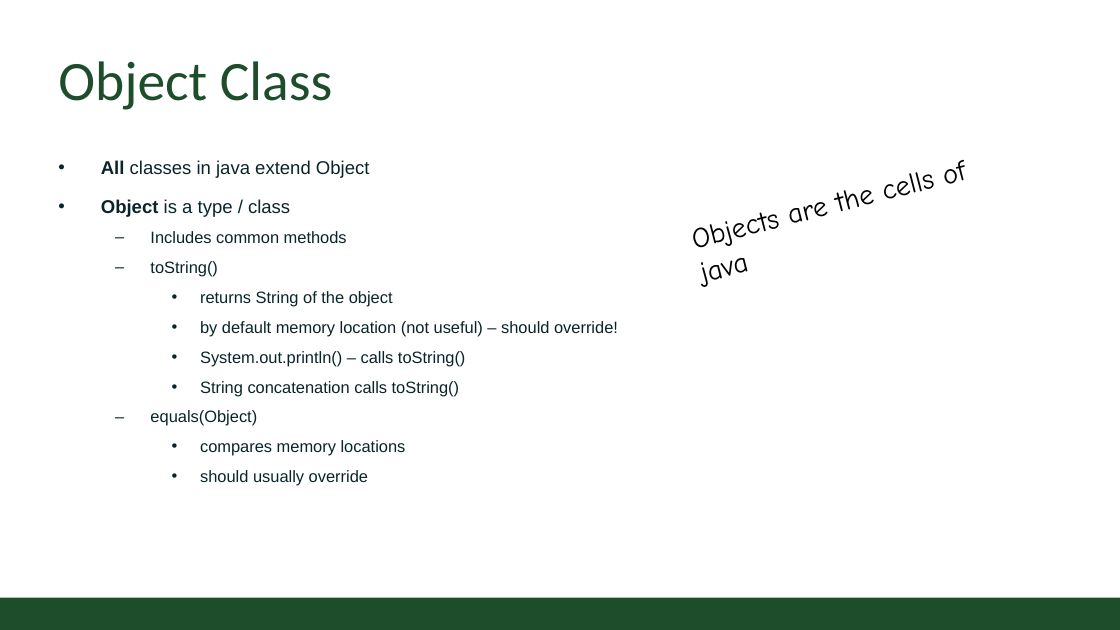
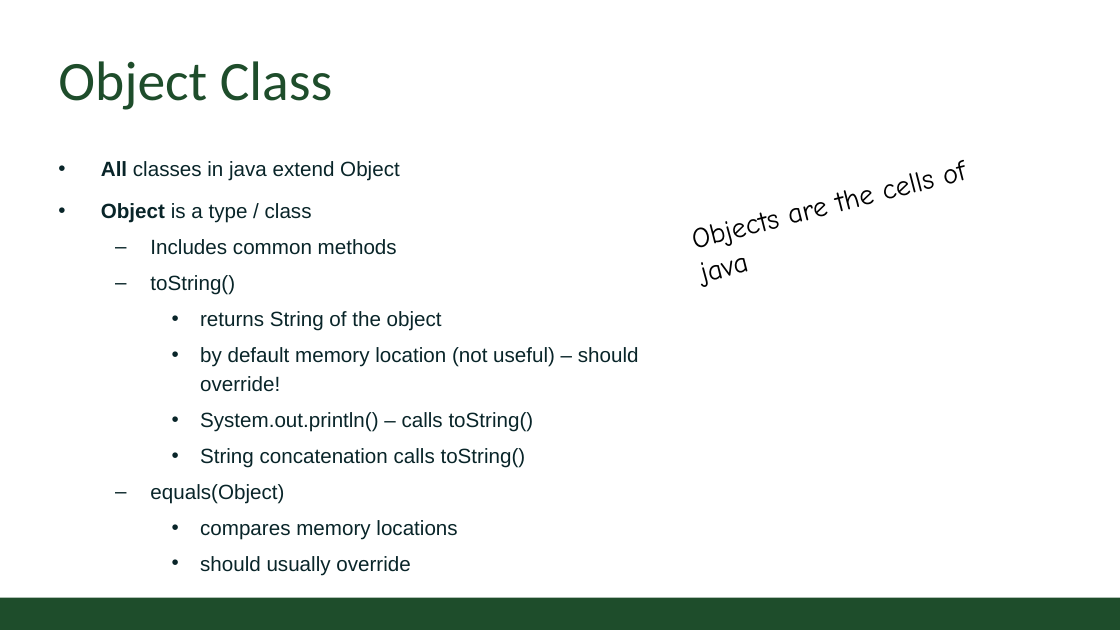
Before and after one commit to CSU-CompSci-CS163-4/Handouts, a slide deck: slide 14 of slides/On-Campus/07_03_Inheritance.pptx. Drawn at 1120x630 pixels with LibreOffice and Linux fonts; fonts in the diff are those of the drawing; background and template pictures are left out. Boxes give left, top, right and bottom in pixels: in the first picture for what was removed or moved away, otherwise in the second. Text is boxed around its words. In the diff, an @@ line names an element or a change of style, - is before the commit and + after.

```diff
--- a/slides/On-Campus/07_03_Inheritance.pptx
+++ b/slides/On-Campus/07_03_Inheritance.pptx
@@ text "All classes in java extend ..." at [101,161,639,575]: size 18 to 20 pt in "All classes in java extend Object", "Object is a type / class"; size 16 to 20 pt in "Includes common methods", "toString()", "returns String of the object", "by default memory location (not useful) – ..." and 5 more places @@
```
Also in this commit, not shown: 9 other slides changed, 1 other file.
